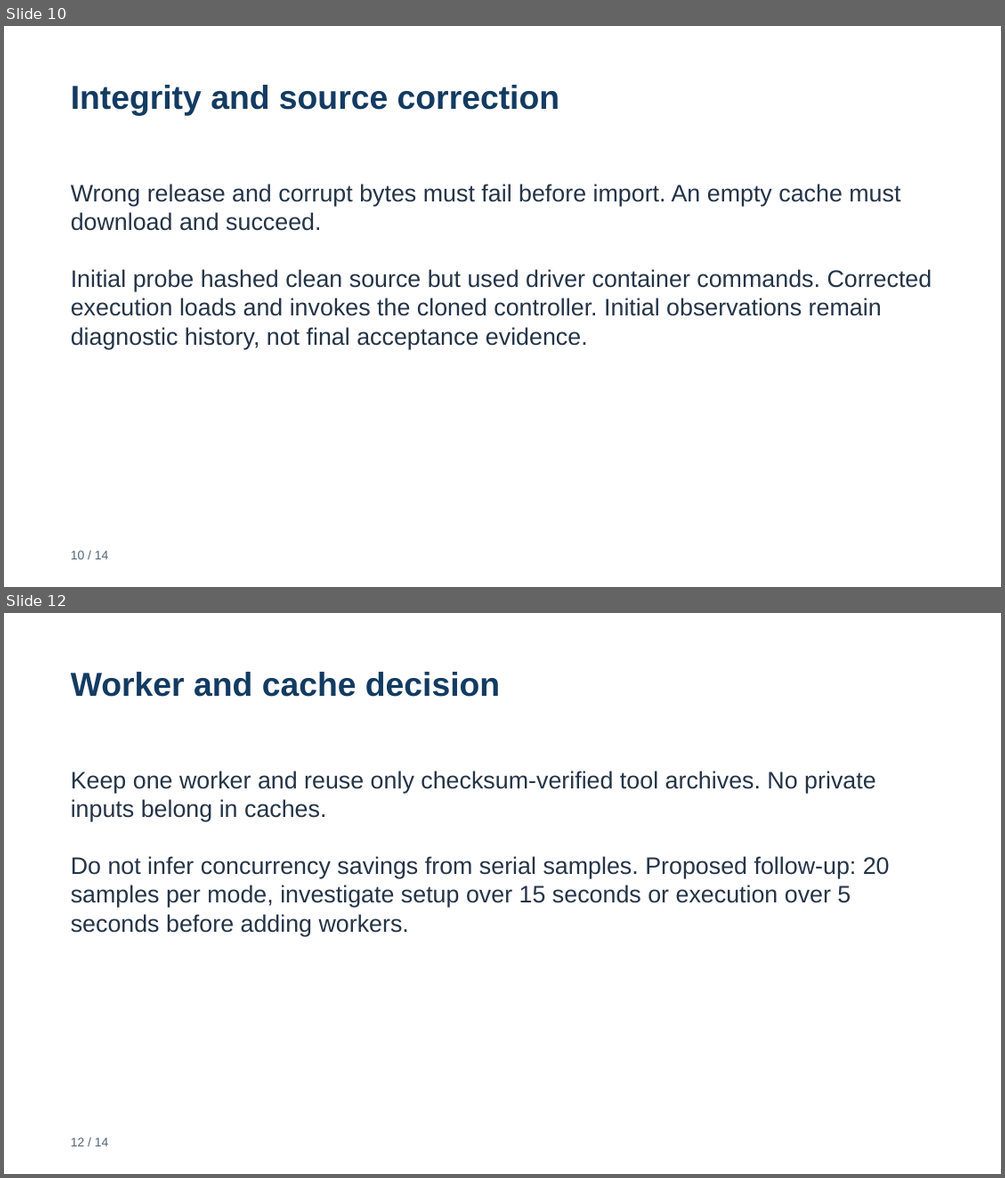
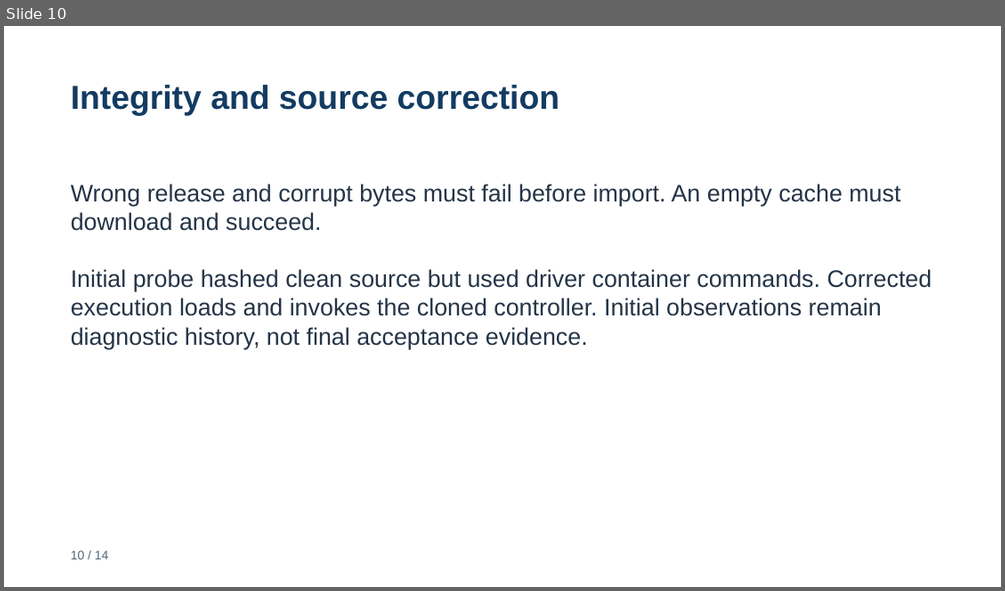
Before and after one commit to rstyczynski/APEX_CICD, a slide deck: progress/E.11/sprint_E.11_increment_demo.pptx. Shown one above the other, each under a label of ours: slides 10 and 12 before the commit, slide 10 after it; the slides between them are not shown. The pictures are 1005x1178 and 1005x591 pixels, drawn with LibreOffice and Linux fonts; fonts in the diff are those of the drawing. Boxes give left, top, right and bottom in pixels: in the first picture for what was removed or moved away, otherwise in the second. Text is boxed around its words. In the diff, an @@ line names an element or a change of style, - is before the commit and + after.

```diff
--- a/progress/E.11/sprint_E.11_increment_demo.pptx
+++ b/progress/E.11/sprint_E.11_increment_demo.pptx
@@ slide 12 removed at (4,613,1001,1174), background #FFFFFF @@
@@ text removed at (71,672,500,697) @@
-Worker and cache decision
@@ text removed at (71,771,890,936) @@
-Keep one worker and reuse only checksum-verified tool archives. No private inputs belong in caches.
-Do not infer concurrency savings from serial samples. Proposed follow-up: 20 samples per mode, investigate setup over 15 seconds or execution over 5 seconds before adding workers.
@@ text removed at (71,1137,109,1146) @@
-12 / 14
```
Also in this commit, not shown: 4 slides changed, 1 slide added, 44 other files.
